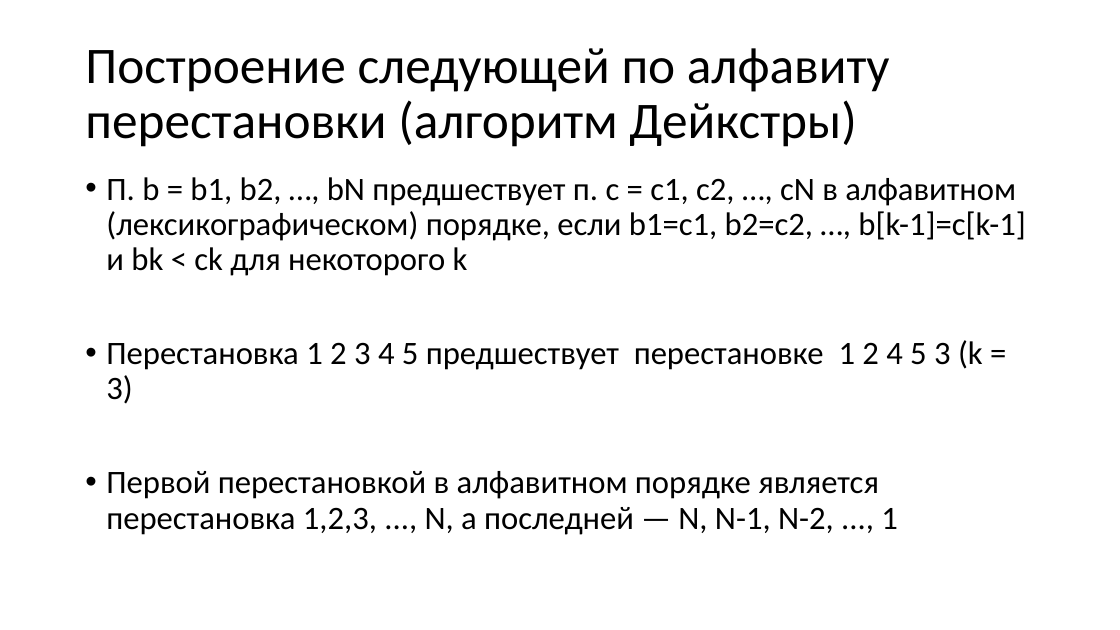
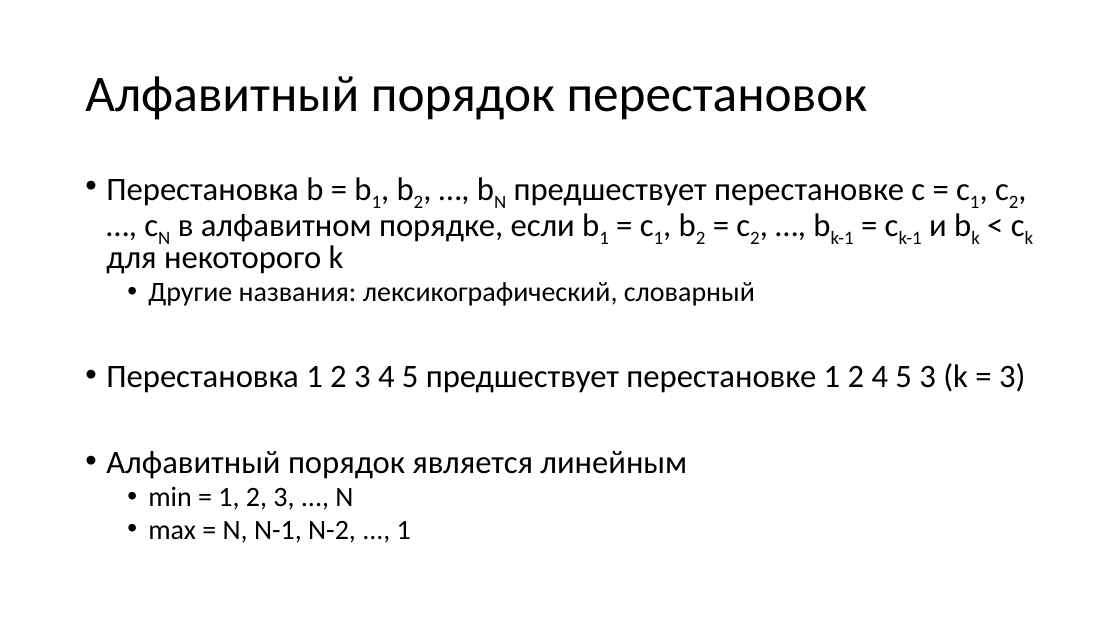
Before and after one commit to Evgueni-Petrov-aka-espetrov/Algorithms-and-Programming-in-C-pptx, a slide deck: slide 17 of 23 Перестановки.pptx. Drawn at 1120x630 pixels with LibreOffice and Linux fonts; fonts in the diff are those of the drawing. Boxes give left, top, right and bottom in pixels: in the first picture for what was removed or moved away, otherwise in the second. Text is boxed around its words. In the diff, an @@ line names an element or a change of style, - is before the commit and + after.

Commit message:
уточнил формулировки; добавил оценку сложности алгоритма Дейкстры в среднем

```diff
--- a/23 Перестановки.pptx
+++ b/23 Перестановки.pptx
@@ title at (x1=85, y1=76, x2=868, y2=120): text changed @@
-Построение следующей по алфавиту перестановки (алгоритм Дейкстры)
+Алфавитный порядок перестановок
@@ text at (x1=106, y1=177, x2=947, y2=306): text changed @@
-• П. b = b1, b2, …, bN предшествует п. c = c1, c2, …, cN в алфавитном (лексикографическом) порядке, если b1=c1, b2=c2, …, b[k-1]=c[k-1] и bk < сk для некоторого k
+• Перестановка b = b1, b2, …, bN предшествует перестановке c = c1, c2, …, cN в алфавитном порядке, если b1 = c1, b2 = c2, …, bk-1 = ck-1 и bk < сk для некоторого k
+  • Другие названия: лексикографический, словарный
@@ text at (x1=106, y1=363, x2=1025, y2=393): line spacing 0.9 to 0.8 @@
@@ text at (x1=106, y1=451, x2=687, y2=543): text changed; size 28 to 24 pt @@
-• Первой перестановкой в алфавитном порядке является перестановка 1,2,3, ..., N, а последней — N, N-1, N-2, ..., 1
+• Алфавитный порядок является линейным
+  • min = 1, 2, 3, ..., N
+  • max = N, N-1, N-2, ..., 1
```
Also in this commit, not shown: 19 other slides changed, 1 slide added.
